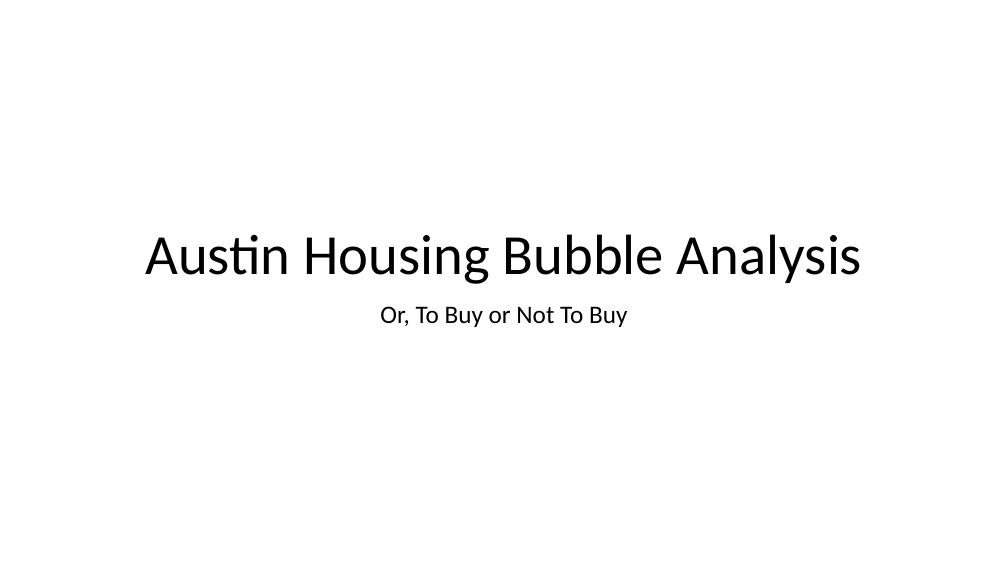
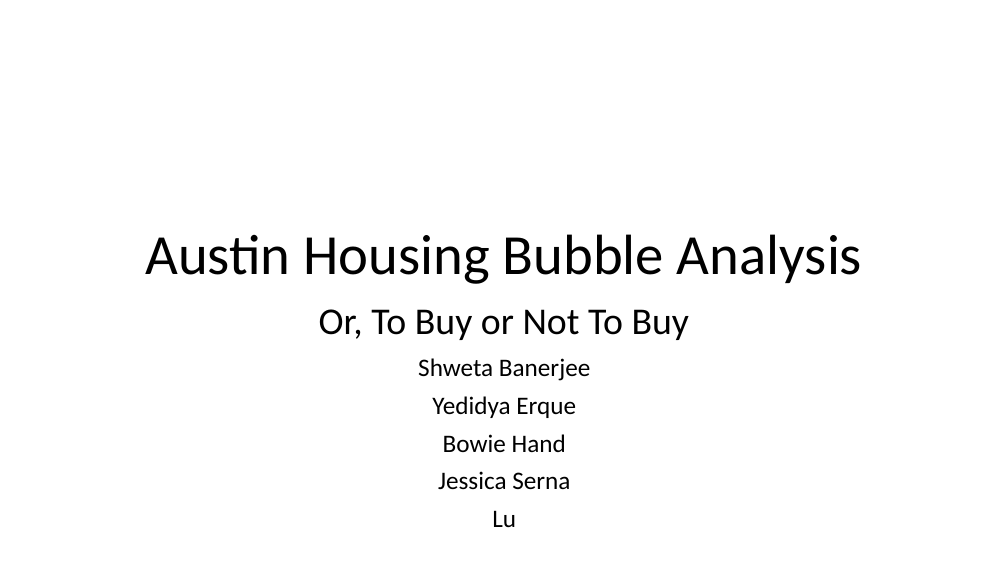
Before and after one commit to bowielh/Project1_Group1, a slide deck: slide 1 of Housing_Bubble.pptx. Drawn at 1008x567 pixels with LibreOffice and Linux fonts; fonts in the diff are those of the drawing. Boxes give left, top, right and bottom in pixels: in the first picture for what was removed or moved away, otherwise in the second. Text is boxed around its words. In the diff, an @@ line names an element or a change of style, - is before the commit and + after.

```diff
--- a/Housing_Bubble.pptx
+++ b/Housing_Bubble.pptx
@@ subtitle "Or, To Buy or Not ..." at [319,309,689,340]: size 24 to 36 pt @@
@@ text added at [418,358,590,527], 24 pt, text #000000 @@
+Shweta Banerjee
+Yedidya Erque
+Bowie Hand
+Jessica Serna
+Lu
```
Also in this commit, not shown: 4 other slides changed, 6 slides added, 2 slides removed, 7 other files.
